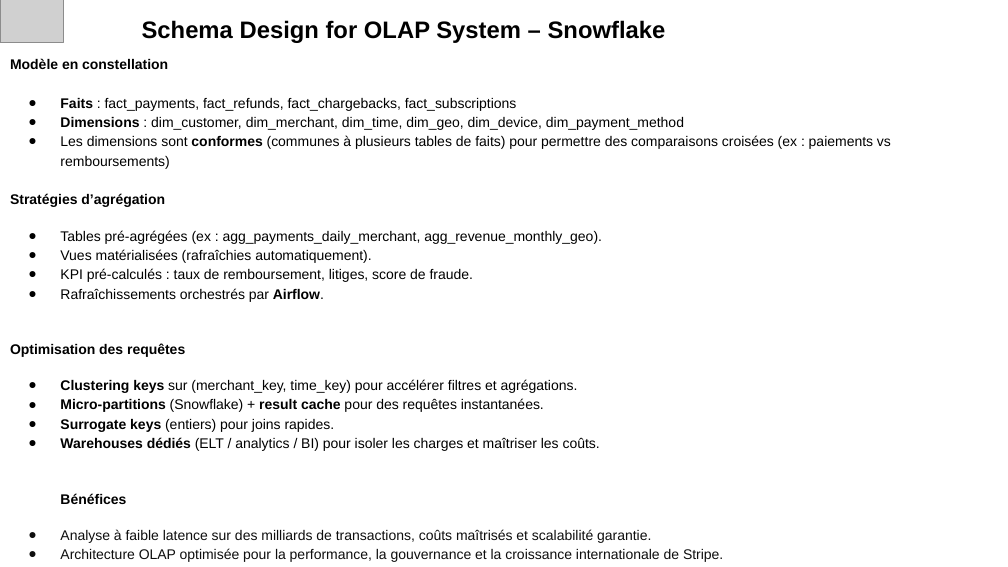
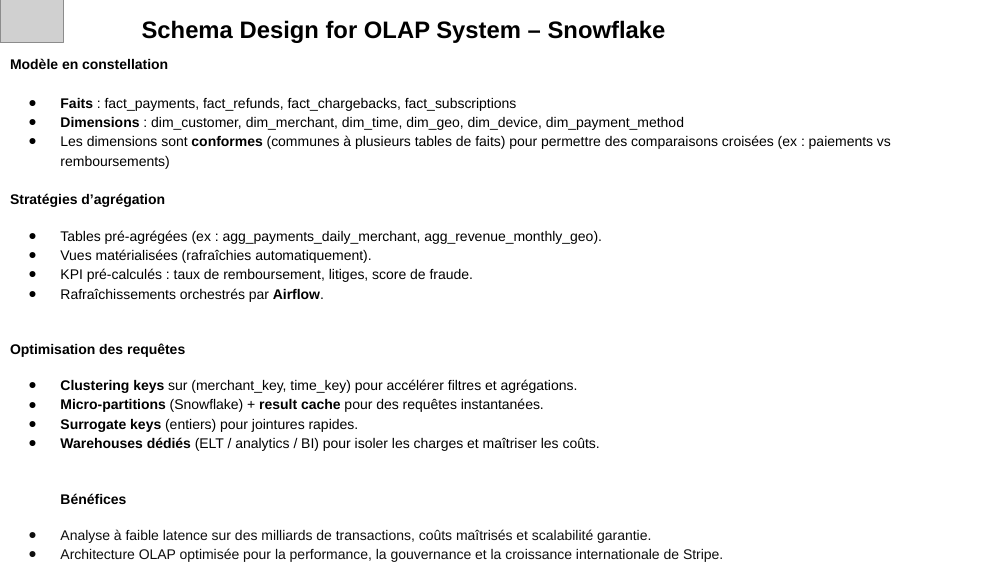
Before and after one commit to aurelienchalm/LDS_block_2_lead, a slide deck: slide 10 of LDS_Block_2_Lead.pptx. Drawn at 1008x567 pixels with LibreOffice and Linux fonts; fonts in the diff are those of the drawing; grey boxes stand for pictures. Boxes give left, top, right and bottom in pixels: in the first picture for what was removed or moved away, otherwise in the second. Text is boxed around its words. In the diff, an @@ line names an element or a change of style, - is before the commit and + after.

```diff
--- a/LDS_Block_2_Lead.pptx
+++ b/LDS_Block_2_Lead.pptx
@@ title at (x1=60, y1=419, x2=359, y2=432): text changed @@
-● Surrogate keys (entiers) pour joins rapides.
+● Surrogate keys (entiers) pour jointures rapides.
```
Also in this commit, not shown: 6 other slides changed, 10 other files.
